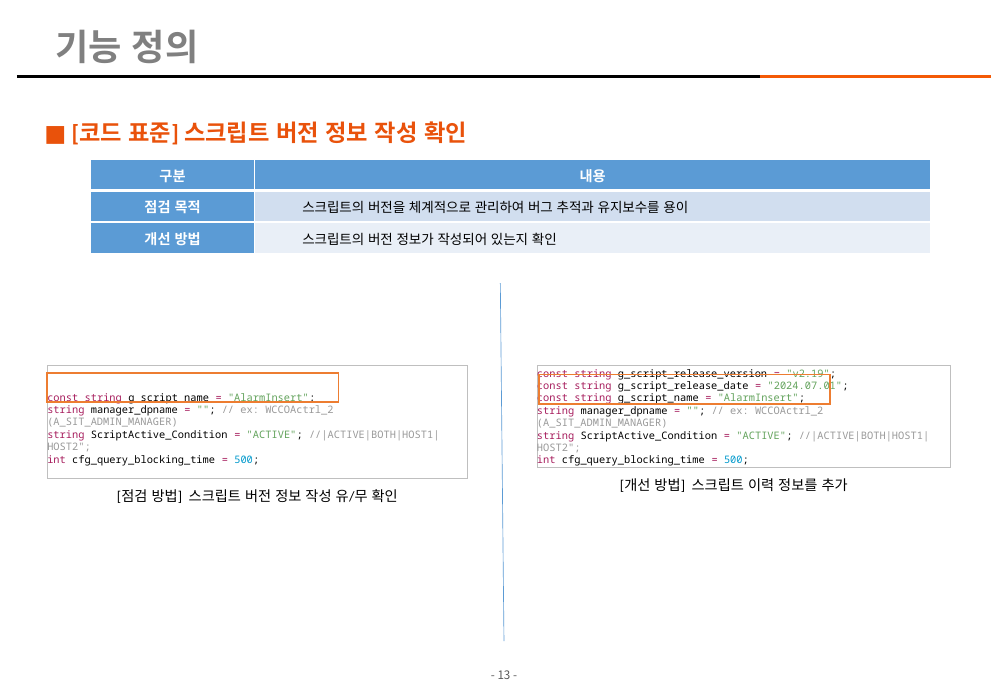
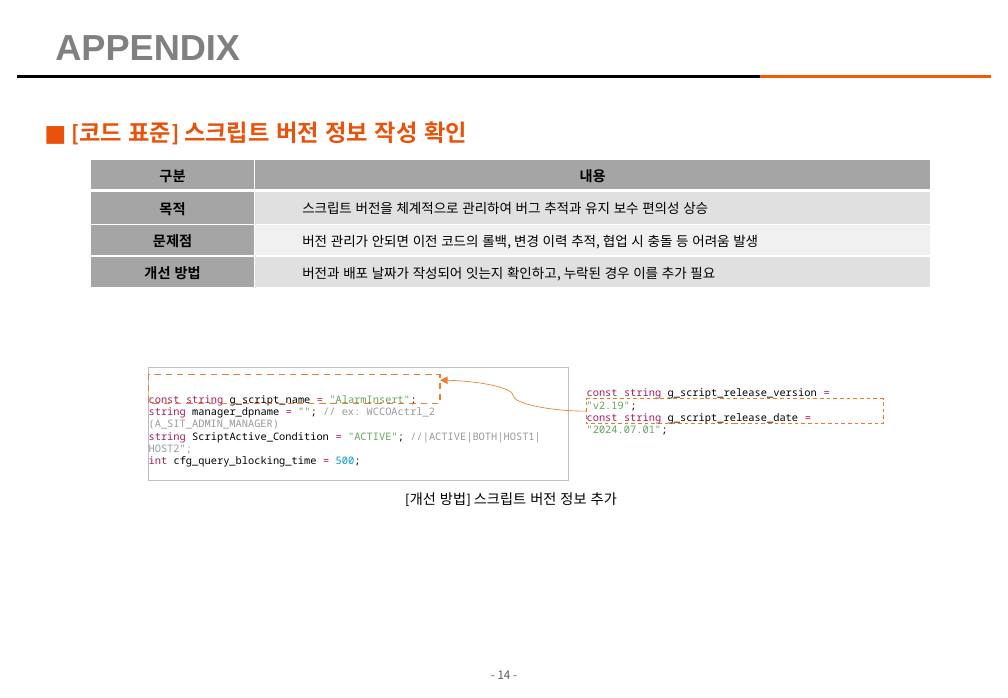
Before and after one commit to kimhopepa/PythonPjt, a slide deck: slide 14 of CodeReviewTool/doc/CodeReview_점검_Tool_매뉴얼.pptx (slide 13 before the commit). Drawn at 1008x698 pixels with LibreOffice and Linux fonts; fonts in the diff are those of the drawing; background and template pictures are left out. Boxes give left, top, right and bottom in pixels: in the first picture for what was removed or moved away, otherwise in the second. Text is boxed around its words. In the diff, an @@ line names an element or a change of style, - is before the commit and + after.

```diff
--- a/CodeReviewTool/doc/CodeReview_점검_Tool_매뉴얼.pptx
+++ b/CodeReviewTool/doc/CodeReview_점검_Tool_매뉴얼.pptx
@@ title at <box>55,35,240,60</box>: text changed @@
-기능 정의
+APPENDIX
@@ table at <box>90,159,931,288</box> @@
-row 2: 점검 목적 | 스크립트의 버전을 체계적으로 관리하여 버그 추적과 유지보수를 용이
-row 3: 개선 방법 | 스크립트의 버전 정보가 작성되어 있는지 확인
+row 2: 목적 | 스크립트 버전을 체계적으로 관리하여 버그 추적과 유지 보수 편의성 상승
+row 3: 문제점 | 버전 관리가 안되면 이전 코드의 롤백, 변경 이력 추적, 협업 시 충돌 등 어려움 발생
+row 4: 개선 방법 | 버전과 배포 날짜가 작성되어 잇는지 확인하고, 누락된 경우 이를 추가 필요
@@ line removed from (501, 283) to (504, 641) @@
@@ rectangle "const string g_script_name = "AlarmInsert";": place and size @@
-rectangle "const string g_script_name = "AlarmInsert";" at <box>47,366,468,478</box>
+rectangle "const string g_script_name = "AlarmInsert";" at <box>149,368,570,480</box>
@@ rectangle: place and size @@
-rectangle at <box>47,373,339,402</box>
+rectangle at <box>149,375,440,404</box>
@@ rectangle at <box>149,375,440,404</box>: outline #ED7D31 1.25 pt to #ED7D31 1.25 pt dashed @@
@@ curved arrow added from (586, 411) to (440, 380), #ED7D31 0.5 pt @@
@@ rectangle removed at <box>539,375,830,404</box> @@
@@ rectangle "const string g_script_release_version = "v2.19";": place and size @@
-rectangle "const string g_script_release_version = "v2.19";" at <box>537,366,951,467</box>
+rectangle "const string g_script_release_version = "v2.19";" at <box>586,398,883,423</box>
@@ rectangle "const string g_script_release_version = "v2.19";" at <box>586,398,883,423</box>: outline #BFBFBF 0.75 pt to #F47320 0.75 pt dashed @@
@@ text in rectangle at <box>537,392,929,467</box>: paragraphs removed @@
-const string g_script_name = "AlarmInsert";
-string manager_dpname = ""; // ex: WCCOActrl_2 (A_SIT_ADMIN_MANAGER)
-string ScriptActive_Condition = "ACTIVE"; //|ACTIVE|BOTH|HOST1|HOST2";
-int cfg_query_blocking_time = 500;
@@ text removed at <box>620,478,848,492</box> @@
-[개선 방법] 스크립트 이력 정보를 추가
@@ rectangle "[개선 방법] 스크립트 버전 정보 ...": place and size @@
-rectangle "[개선 방법] 스크립트 버전 정보 ..." at <box>117,489,398,503</box>
+rectangle "[개선 방법] 스크립트 버전 정보 ..." at <box>347,484,679,513</box>
@@ text in rectangle at <box>405,492,617,506</box>: text changed @@
-[점검 방법] 스크립트 버전 정보 작성 유/무 확인
+[개선 방법] 스크립트 버전 정보 추가
@@ page number at <box>498,670,511,679</box>: text changed @@
-- 13 -
+- 14 -
```
Also in this commit, not shown: 12 other slides changed, 1 slide added, 1 other file.
